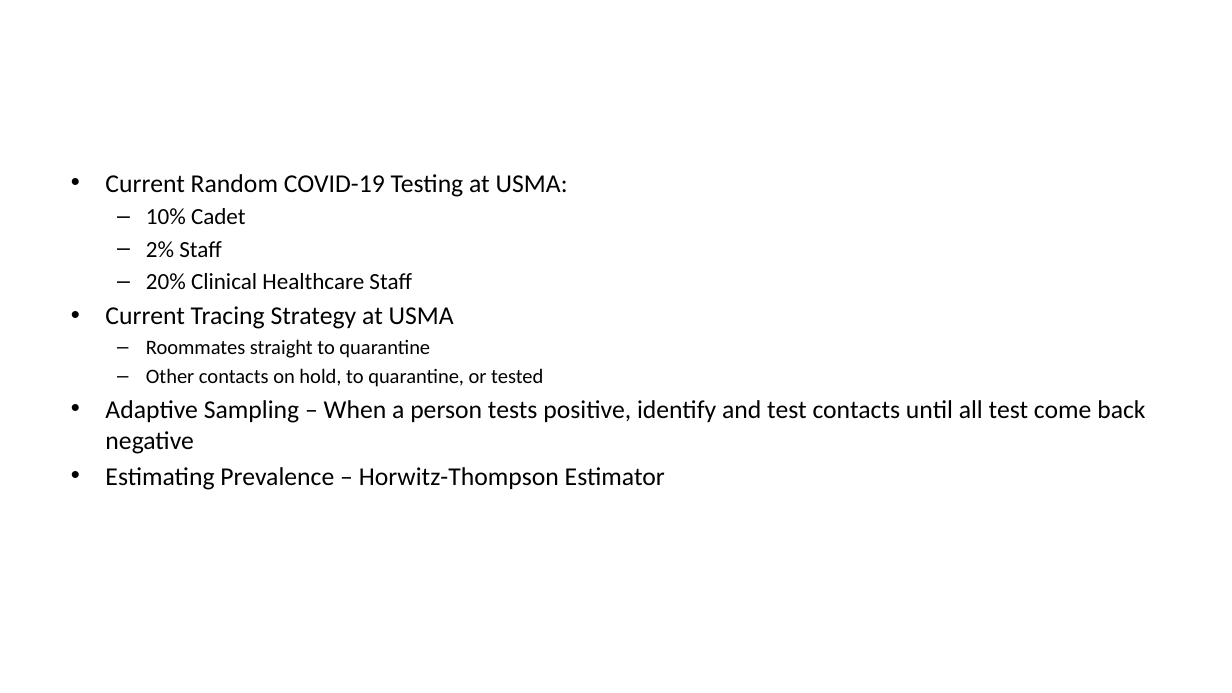
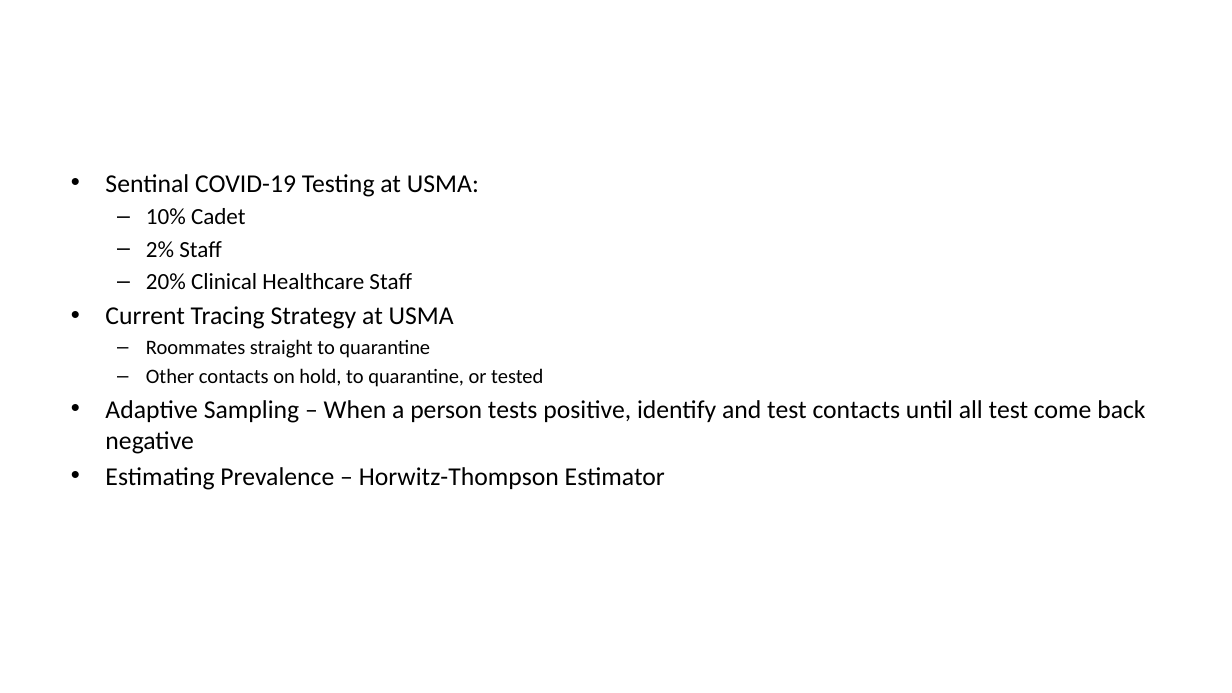
Before and after one commit to dusty-turner/AY21_MA498, a slide deck: slide 4 of Mid_Year_Teague.pptx. Drawn at 1232x693 pixels with LibreOffice and Linux fonts; fonts in the diff are those of the drawing; background and template pictures are left out. Boxes give left, top, right and bottom in pixels: in the first picture for what was removed or moved away, otherwise in the second. Text is boxed around its words. In the diff, an @@ line names an element or a change of style, - is before the commit and + after.

```diff
--- a/Mid_Year_Teague.pptx
+++ b/Mid_Year_Teague.pptx
@@ text at (105, 174, 479, 197): text changed @@
-• Current Random COVID-19 Testing at USMA:
+• Sentinal COVID-19 Testing at USMA:
```
Also in this commit, not shown: 1 other slide changed, 1 other file.
